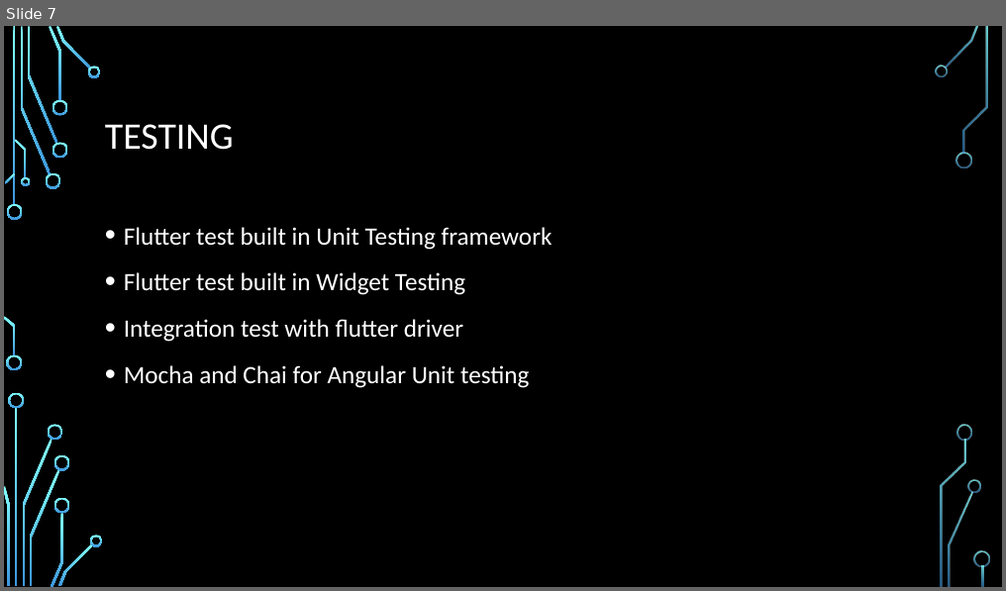
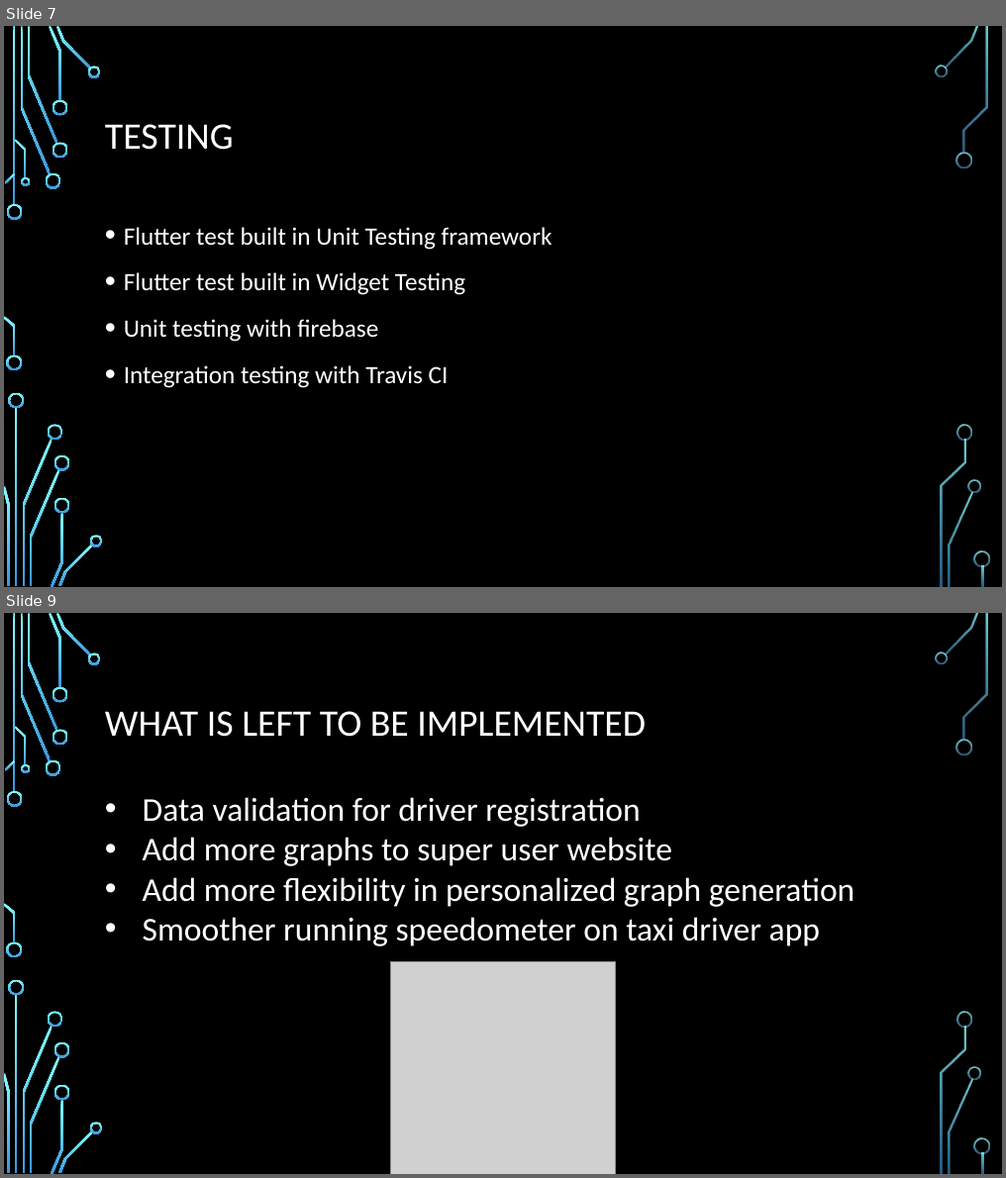
Before and after one commit to cos301-2019-se/Taxi-Boss, a slide deck: Supreme internect demo 1.pptx. Shown one above the other, each under a label of ours: slide 7 before the commit, slides 7 and 9 after it; the slides between them are not shown. The pictures are 1006x591 and 1006x1178 pixels, drawn with LibreOffice and Linux fonts; fonts in the diff are those of the drawing; grey boxes stand for pictures; background and template pictures are left out. Boxes give left, top, right and bottom in pixels: in the first picture for what was removed or moved away, otherwise in the second. Text is boxed around its words. In the diff, an @@ line names an element or a change of style, - is before the commit and + after.

```diff
--- a/Supreme internect demo 1.pptx
+++ b/Supreme internect demo 1.pptx
@@ slide 9 added at (4, 613, 1002, 1174), background picture (left out); not listed: 36 template elements that a slide beside it also shows @@
@@ title added at (105, 711, 646, 737), 36 pt, text #FFFFFF @@
+WHAT IS LEFT TO BE IMPLEMENTED
@@ text added at (143, 797, 855, 947), 32 pt, text #FFFFFF @@
+• Data validation for driver registration
+• Add more graphs to super user website
+• Add more flexibility in personalized graph generation
+• Smoother running speedometer on taxi driver app
@@ picture added at (391, 961, 616, 1174) @@
@@ slide 7 changed as well @@
@@ text at (124, 319, 449, 388): text changed @@
-• Integration test with flutter driver
-• Mocha and Chai for Angular Unit testing
+• Unit testing with firebase
+• Integration testing with Travis CI
```
Also in this commit, not shown: 2 other slides changed, 7 other slides added, 7 slides removed, 2 other files.
